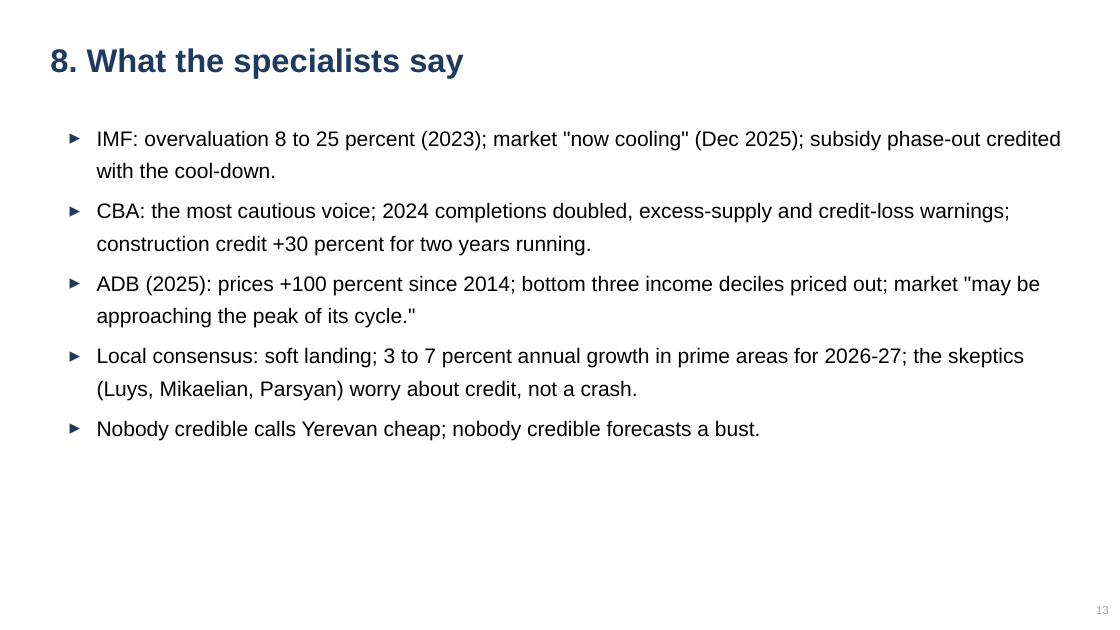
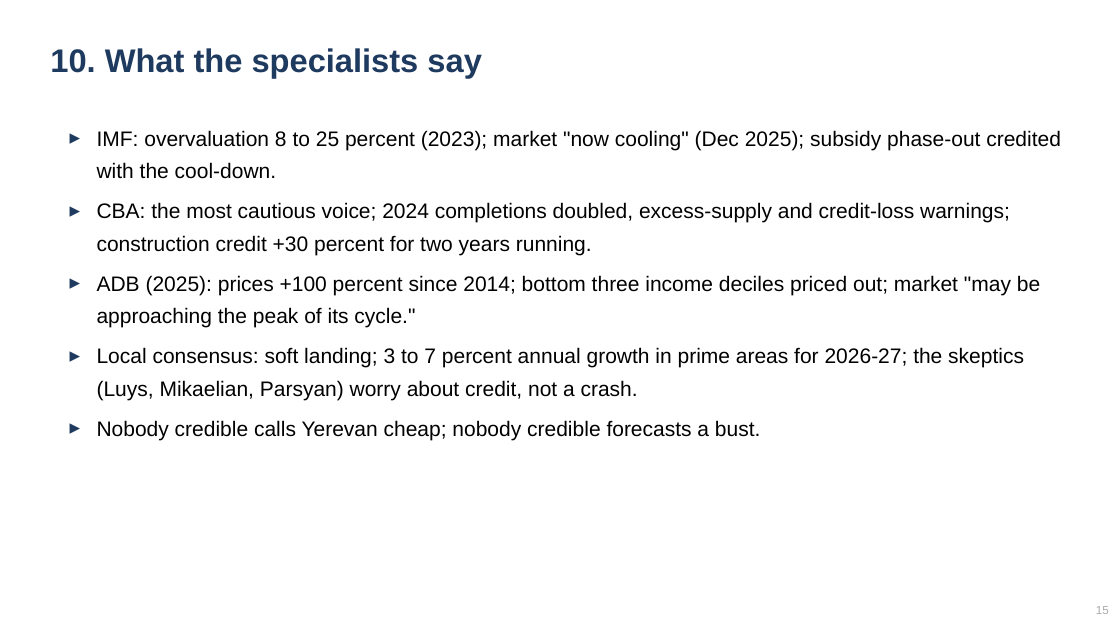
Before and after one commit to rasoolzandvakil-boop/yerevan-housing, a slide deck: slide 15 of Yerevan-Housing-Market-Slides.pptx (slide 13 before the commit). Drawn at 1120x630 pixels with LibreOffice and Linux fonts; fonts in the diff are those of the drawing. Boxes give left, top, right and bottom in pixels: in the first picture for what was removed or moved away, otherwise in the second. Text is boxed around its words. In the diff, an @@ line names an element or a change of style, - is before the commit and + after.

```diff
--- a/Yerevan-Housing-Market-Slides.pptx
+++ b/Yerevan-Housing-Market-Slides.pptx
@@ text at [50,48,482,78]: text changed @@
-8. What the specialists say
+10. What the specialists say
```
Also in this commit, not shown: 12 other slides changed, 2 slides added, 1 other file.
